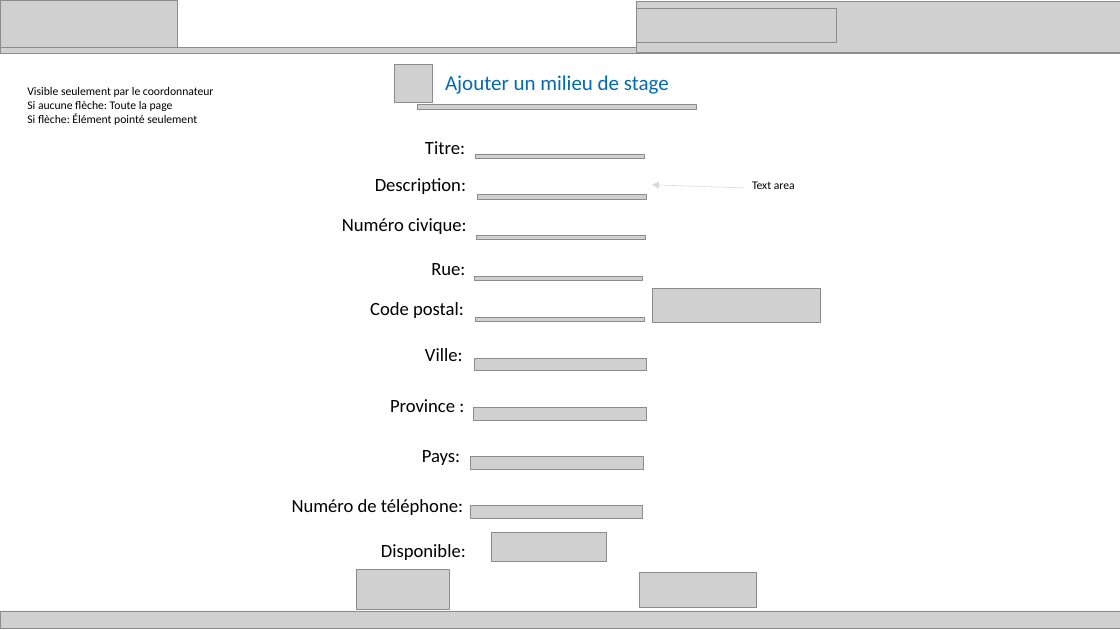
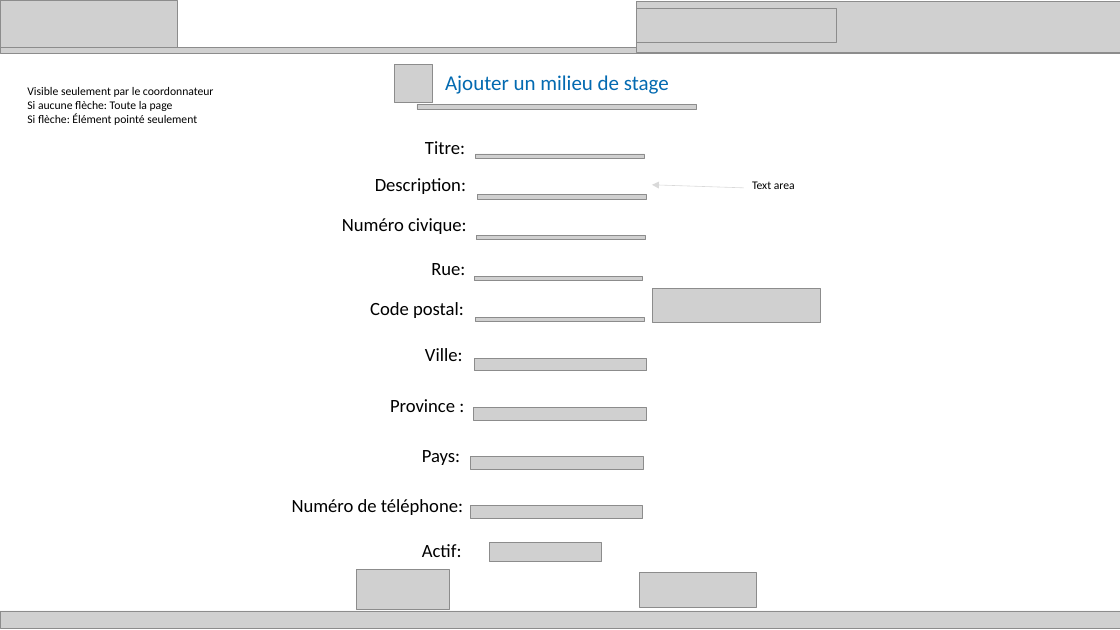
Before and after one commit to zacouse/GestionStages, a slide deck: slide 2 of Documentation/SchémaModificationMilieudeStage.pptx. Drawn at 1120x630 pixels with LibreOffice and Linux fonts; fonts in the diff are those of the drawing; grey boxes stand for pictures. Boxes give left, top, right and bottom in pixels: in the first picture for what was removed or moved away, otherwise in the second. Text is boxed around its words. In the diff, an @@ line names an element or a change of style, - is before the commit and + after.

```diff
--- a/Documentation/SchémaModificationMilieudeStage.pptx
+++ b/Documentation/SchémaModificationMilieudeStage.pptx
@@ text at (x1=422, y1=544, x2=462, y2=557): text changed @@
-Disponible:
+Actif:
@@ picture resized from (x1=492, y1=533, x2=607, y2=561) to (x1=489, y1=543, x2=601, y2=562) @@
```
Also in this commit, not shown: 7 other slides changed, 4 other files.
